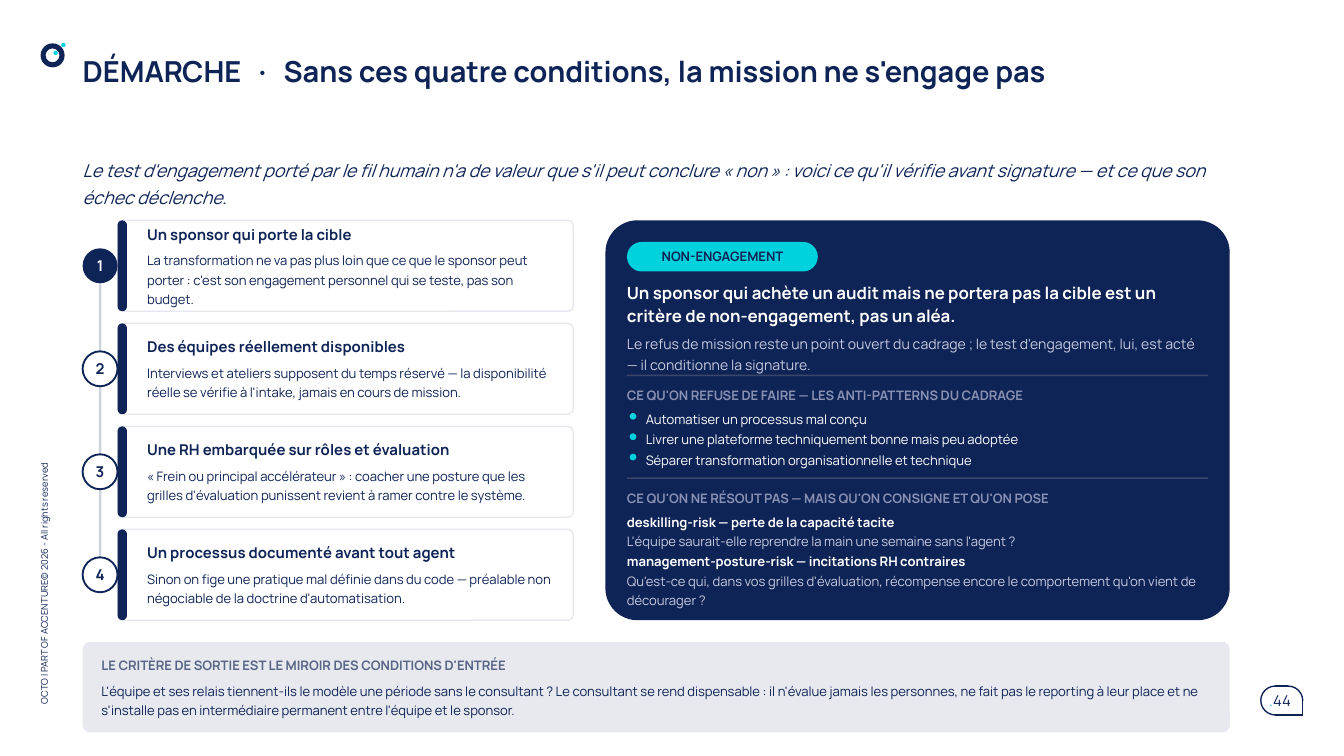
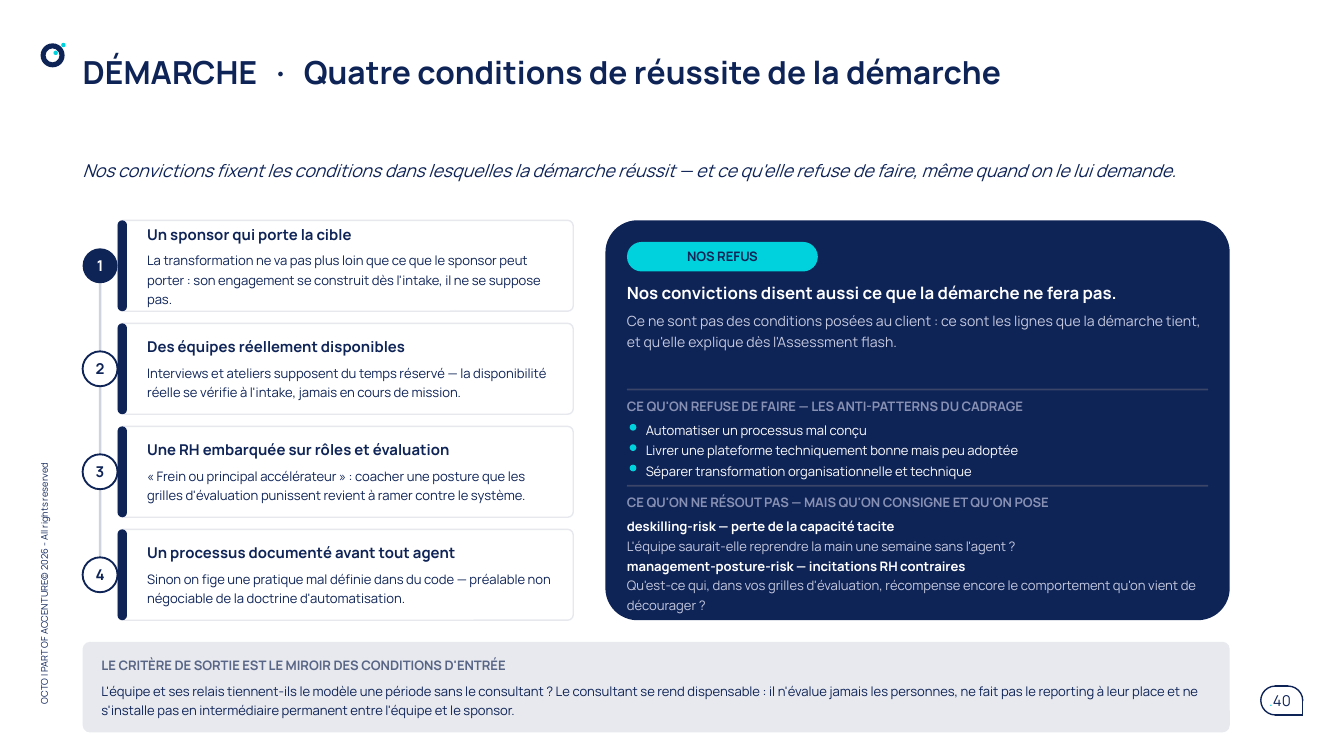
Before and after one commit to claudecamus-dot/Vscode3, a slide deck: slide 40 of docs/cadrage-ppt/bmad-iap-cadrage-synthese.pptx (slide 44 before the commit). Drawn at 1344x756 pixels with LibreOffice and Linux fonts; fonts in the diff are those of the drawing. Boxes give left, top, right and bottom in pixels: in the first picture for what was removed or moved away, otherwise in the second. Text is boxed around its words. In the diff, an @@ line names an element or a change of style, - is before the commit and + after.

```diff
--- a/docs/cadrage-ppt/bmad-iap-cadrage-synthese.pptx
+++ b/docs/cadrage-ppt/bmad-iap-cadrage-synthese.pptx
@@ title at [83, 55, 1001, 85]: text changed; size 15.5 to 17 pt @@
-DÉMARCHE · Sans ces quatre conditions, la mission ne s'engage pas
+DÉMARCHE · Quatre conditions de réussite de la démarche
@@ text at [83, 163, 1176, 182]: text changed @@
-Le test d'engagement porté par le fil humain n'a de valeur que s'il peut conclure « non » : voici ce qu'il vérifie avant signature — et ce que son échec déclenche.
+Nos convictions fixent les conditions dans lesquelles la démarche réussit — et ce qu'elle refuse de faire, même quand on le lui demande.
@@ text at [147, 255, 541, 307]: text changed @@
-La transformation ne va pas plus loin que ce que le sponsor peut porter : c'est son engagement personnel qui se teste, pas son budget.
+La transformation ne va pas plus loin que ce que le sponsor peut porter : son engagement se construit dès l'intake, il ne se suppose pas.
@@ text at [687, 251, 758, 261]: text changed @@
-NON-ENGAGEMENT
+NOS REFUS
@@ text at [627, 285, 1201, 351]: text changed @@
-Un sponsor qui achète un audit mais ne portera pas la cible est un critère de non-engagement, pas un aléa.
-Le refus de mission reste un point ouvert du cadrage ; le test d'engagement, lui, est acté — il conditionne la signature.
+Nos convictions disent aussi ce que la démarche ne fera pas.
+Ce ne sont pas des conditions posées au client : ce sont les lignes que la démarche tient, et qu'elle explique dès l'Assessment flash.
@@ rectangle: place and size @@
-rectangle at [628, 375, 1210, 376]
+rectangle at [628, 388, 1210, 390]
@@ 4 texts, 3 rounded rectangles, 1 rectangle: place and size @@
-4 texts, 3 rounded rectangles, 1 rectangle at [627, 390, 1210, 478]
+4 texts, 3 rounded rectangles, 1 rectangle at [627, 401, 1210, 487]
@@ 3 texts: place and size @@
-3 texts at [627, 490, 1196, 609]
+3 texts at [627, 495, 1196, 614]
@@ page number at [1269, 695, 1291, 707]: text changed @@
-.44
+.40
```
Also in this commit, not shown: 4 other slides changed, 1 slide added, 5 slides removed, 3 other files.
